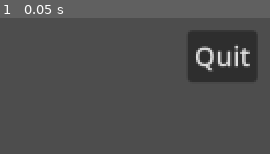
Above: before the commit, frame 1.
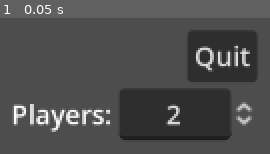
Above: after the commit, the same moment.

Repository: wadcom/kisarra-mapgen
Game: Godot game, scene res://main.tscn
Two runs of this game, one before a commit and one after it. Both use one fixed random seed, a clock stepped at 60 frames per second and the inputs below.
Inputs:
- Up to frame 1 (0.05 s): no input

The runs differ from the first frame. In frame 1, 18% of the frame differs, in the area x 4-94%, y 52-90%.

Commit message:
Add "players quantity" control

Diff:
--- a/main.tscn
+++ b/main.tscn
@@ -17,7 +17,7 @@
 [node name="HBoxContainer" type="HBoxContainer" parent="."]
 layout_mode = 2
 
-[node name="Control" type="Control" parent="HBoxContainer"]
+[node name="CenteredArea" type="CenterContainer" parent="HBoxContainer"]
 layout_mode = 2
 size_flags_horizontal = 3
 
@@ -26,9 +26,24 @@
 
 [node name="ButtonBar" type="HBoxContainer" parent="HBoxContainer/VBoxContainer"]
 layout_mode = 2
+alignment = 2
 
 [node name="QuitButton" type="Button" parent="HBoxContainer/VBoxContainer/ButtonBar"]
 layout_mode = 2
 text = "Quit"
 
+[node name="PlayersQuantityControls" type="HBoxContainer" parent="HBoxContainer/VBoxContainer"]
+layout_mode = 2
+
+[node name="Label" type="Label" parent="HBoxContainer/VBoxContainer/PlayersQuantityControls"]
+layout_mode = 2
+text = "Players:"
+
+[node name="SpinBox" type="SpinBox" parent="HBoxContainer/VBoxContainer/PlayersQuantityControls"]
+layout_mode = 2
+min_value = 2.0
+max_value = 11.0
+value = 2.0
+alignment = 1
+
 [connection signal="pressed" from="HBoxContainer/VBoxContainer/ButtonBar/QuitButton" to="." method="_on_quit_button_pressed"]
